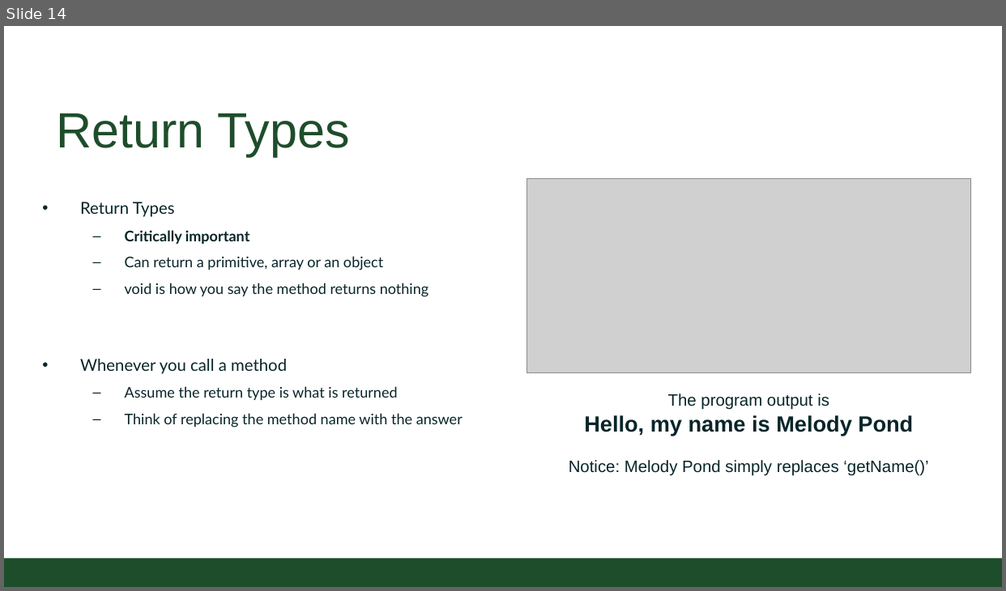
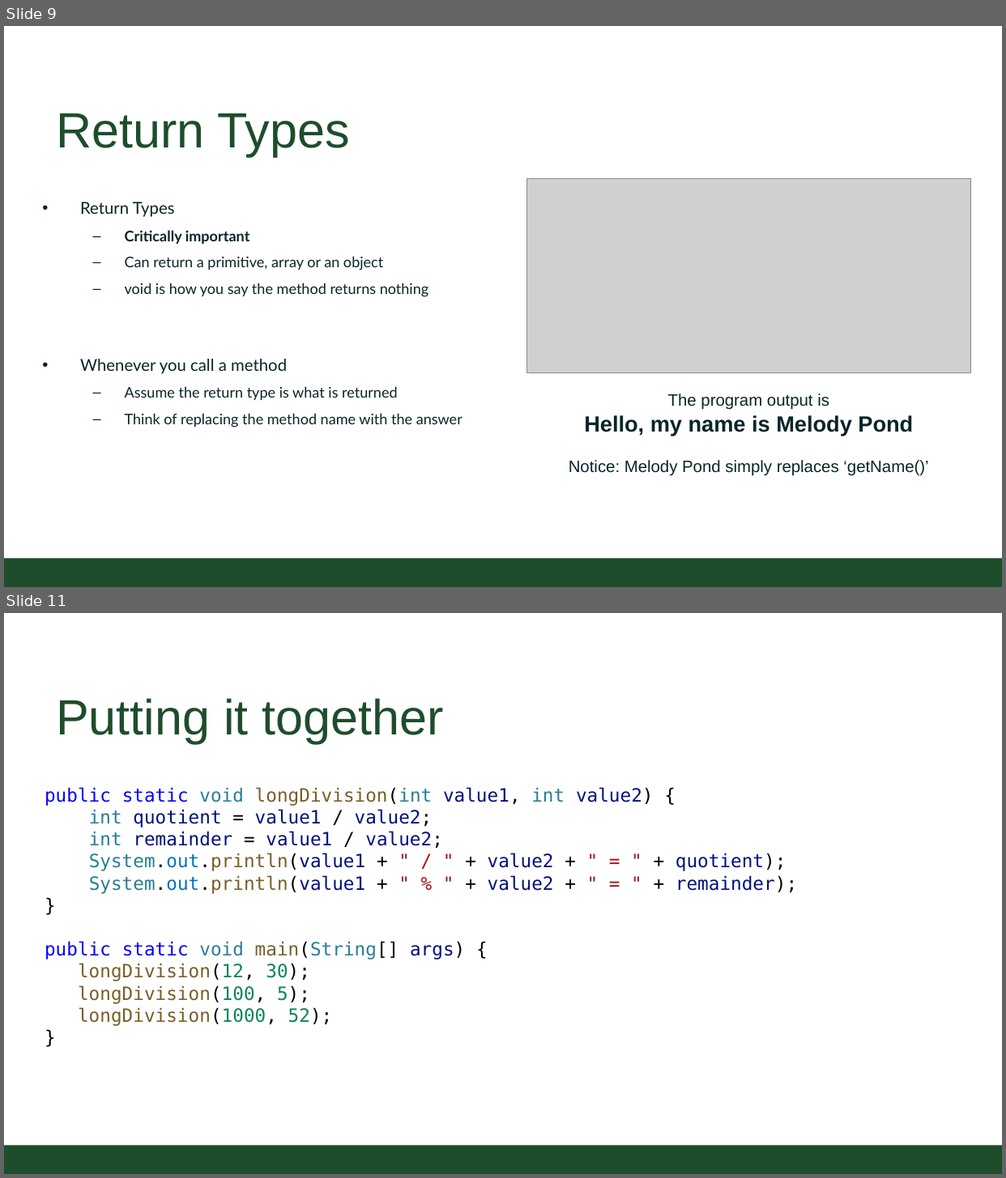
Before and after one commit to CSU-CompSci-CS163-4/Handouts, a slide deck: slides/On-Campus/02_02_ObjectsMethods.pptx. Shown one above the other, each under a label of ours: slide 14 before the commit, slides 9 and 11 after it; the slides between them are not shown. The pictures are 1006x591 and 1006x1178 pixels, drawn with LibreOffice and Linux fonts; fonts in the diff are those of the drawing; grey boxes stand for pictures; background and template pictures are left out. Boxes give left, top, right and bottom in pixels: in the first picture for what was removed or moved away, otherwise in the second. Text is boxed around its words. In the diff, an @@ line names an element or a change of style, - is before the commit and + after.

```diff
--- a/slides/On-Campus/02_02_ObjectsMethods.pptx
+++ b/slides/On-Campus/02_02_ObjectsMethods.pptx
@@ slide 11 added at (4, 613, 1002, 1174), background #FFFFFF; not listed: 1 template element that a slide beside it also shows @@
@@ title added at (56, 698, 444, 744), 54 pt, text #1E4D2B @@
+Putting it together
@@ text added at (44, 787, 797, 1026), 20 pt, text #001080 @@
+public static void longDivision(int value1, int value2) {
+int quotient = value1 / value2;
+int remainder = value1 / value2;
+System.out.println(value1 + " / " + value2 + " = " + quotient);
+System.out.println(value1 + " % " + value2 + " = " + remainder);
+}
+public static void main(String[] args) {
+longDivision(12, 30);
+longDivision(100, 5);
+longDivision(1000, 52);
+}
@@ what was slide 14 is now slide 9 @@
```
Also in this commit, not shown: 11 slides changed, 13 other slides added, 2 slides removed, 4 other files.
